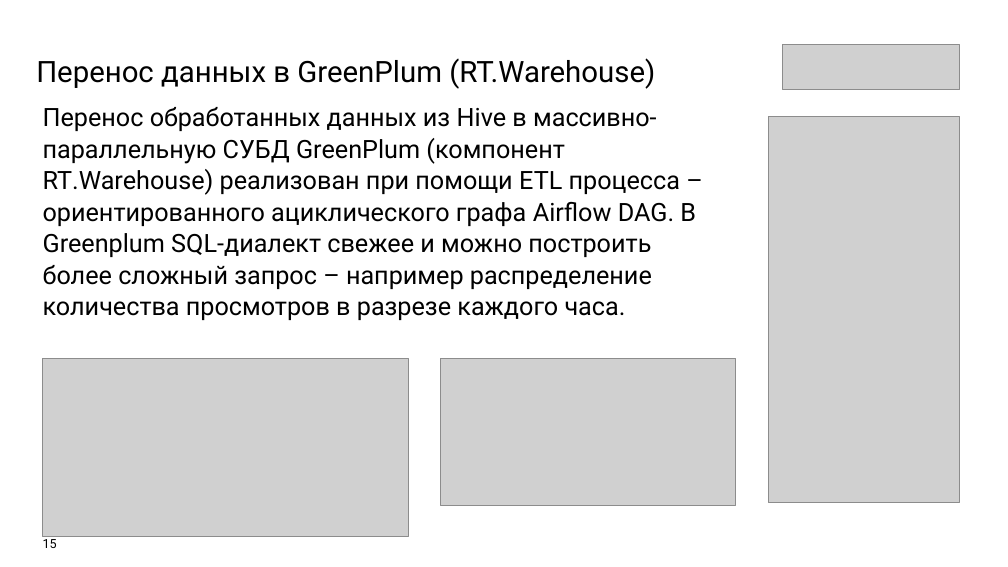
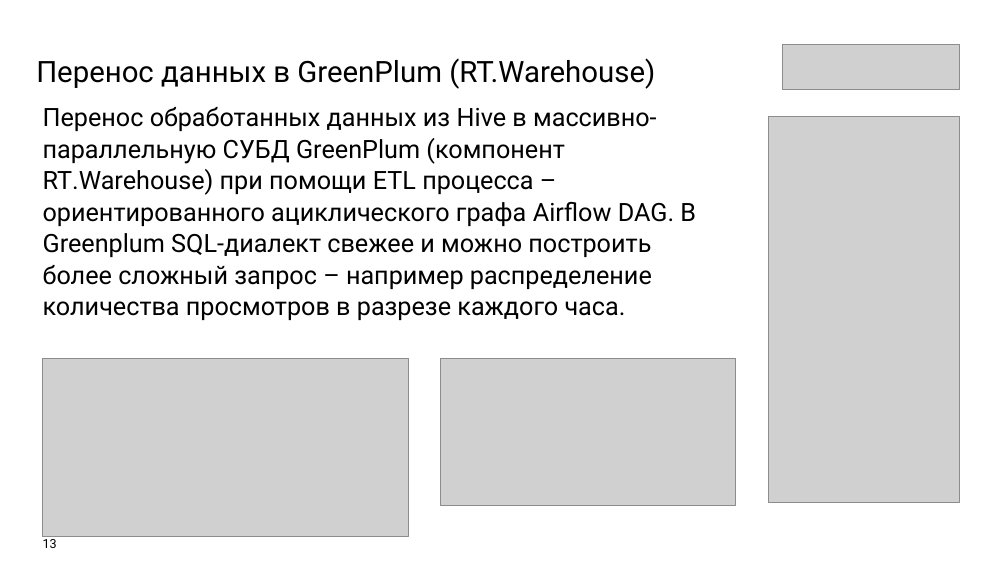
Before and after one commit to Olmeor/Data-engineer_Rostelecom_programming_school, a slide deck: slide 13 of Сertification/presentation.pptx (slide 15 before the commit). Drawn at 1008x567 pixels with LibreOffice and Linux fonts; fonts in the diff are those of the drawing; grey boxes stand for pictures. Boxes give left, top, right and bottom in pixels: in the first picture for what was removed or moved away, otherwise in the second. Text is boxed around its words. In the diff, an @@ line names an element or a change of style, - is before the commit and + after.

```diff
--- a/Сertification/presentation.pptx
+++ b/Сertification/presentation.pptx
@@ text at <box>43,107,696,320</box>: text changed @@
-Перенос обработанных данных из Hive в массивно-параллельную СУБД GreenPlum (компонент RT.Warehouse) реализован при помощи ETL процесса – ориентированного ациклического графа Airflow DAG. В Greenplum SQL-диалект свежее и можно построить более сложный запрос – например распределение количества просмотров в разрезе каждого часа.
+Перенос обработанных данных из Hive в массивно-параллельную СУБД GreenPlum (компонент RT.Warehouse) при помощи ETL процесса – ориентированного ациклического графа Airflow DAG. В Greenplum SQL-диалект свежее и можно построить более сложный запрос – например распределение количества просмотров в разрезе каждого часа.
@@ page number at <box>43,536,57,548</box>: text changed @@
-15
+13
```
Also in this commit, not shown: 6 other slides changed, 5 slides added, 5 slides removed, 1 other file.
